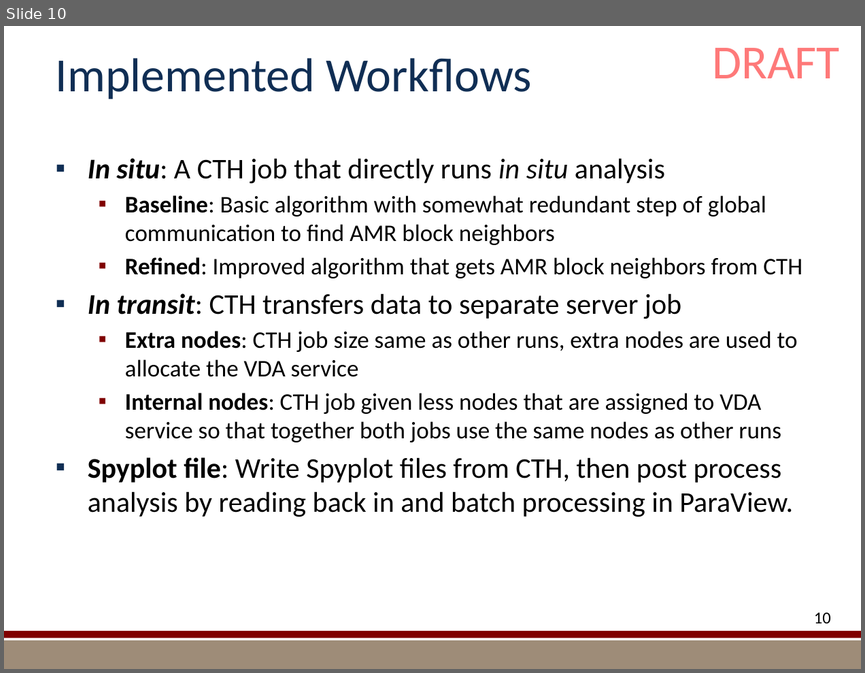
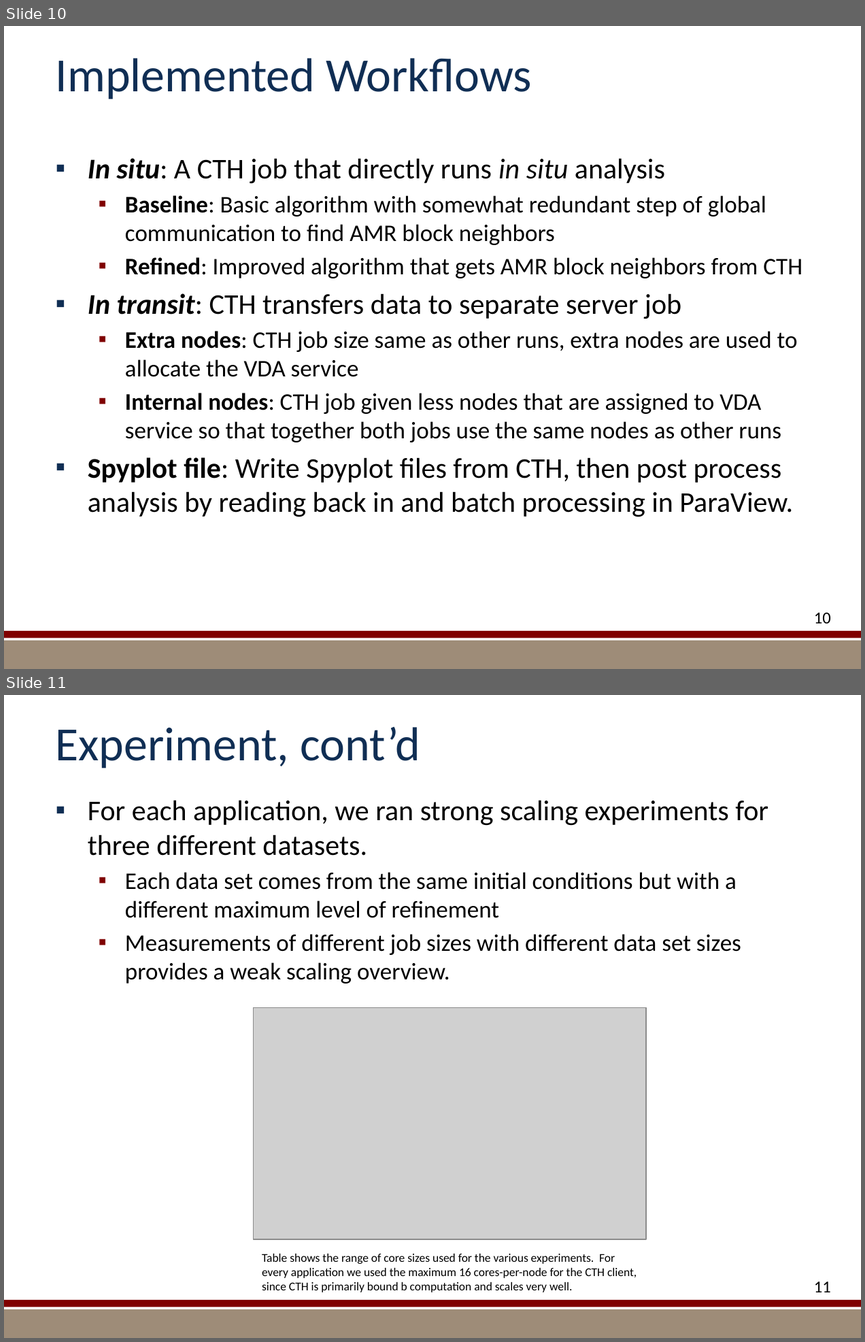
Before and after one commit to kmorel-papers/MilestoneFY13, a slide deck: Summary/SummarySlides.pptx. Shown one above the other, each under a label of ours: slide 10 before the commit, slides 10 and 11 after it. The pictures are 865x673 and 865x1342 pixels, drawn with LibreOffice and Linux fonts; fonts in the diff are those of the drawing; grey boxes stand for pictures; background and template pictures are left out. Boxes give left, top, right and bottom in pixels: in the first picture for what was removed or moved away, otherwise in the second. Text is boxed around its words. In the diff, an @@ line names an element or a change of style, - is before the commit and + after.

```diff
--- a/Summary/SummarySlides.pptx
+++ b/Summary/SummarySlides.pptx
@@ slide 11 added at <box>4,695,861,1338</box>, background #FFFFFF; not listed: 2 template elements that a slide beside it also shows @@
@@ title added at <box>56,727,420,768</box>, 40 pt, text #102E54 @@
+Experiment, cont’d
@@ text added at <box>88,800,768,983</box>, 20 pt, text #000000 @@
+▪ For each application, we ran strong scaling experiments for three different datasets.
+  ▪ Each data set comes from the same initial conditions but with a different maximum level of refinement
+  ▪ Measurements of different job sizes with different data set sizes provides a weak scaling overview.
@@ picture added at <box>254,1008,646,1239</box> @@
@@ text added at <box>262,1253,636,1292</box>, 10 pt, text #000000 @@
+Table shows the range of core sizes used for the various experiments. For every application we used the maximum 16 cores-per-node for the CTH client, since CTH is primarily bound b computation and scales very well.
@@ page number added at <box>814,1281,831,1292</box>, 14 pt, text #000000 @@
+11
@@ slide 10 changed as well @@
@@ text removed at <box>712,48,840,78</box> @@
-DRAFT
```
Also in this commit, not shown: 35 other slides changed, 5 other slides added, 2 other files.
